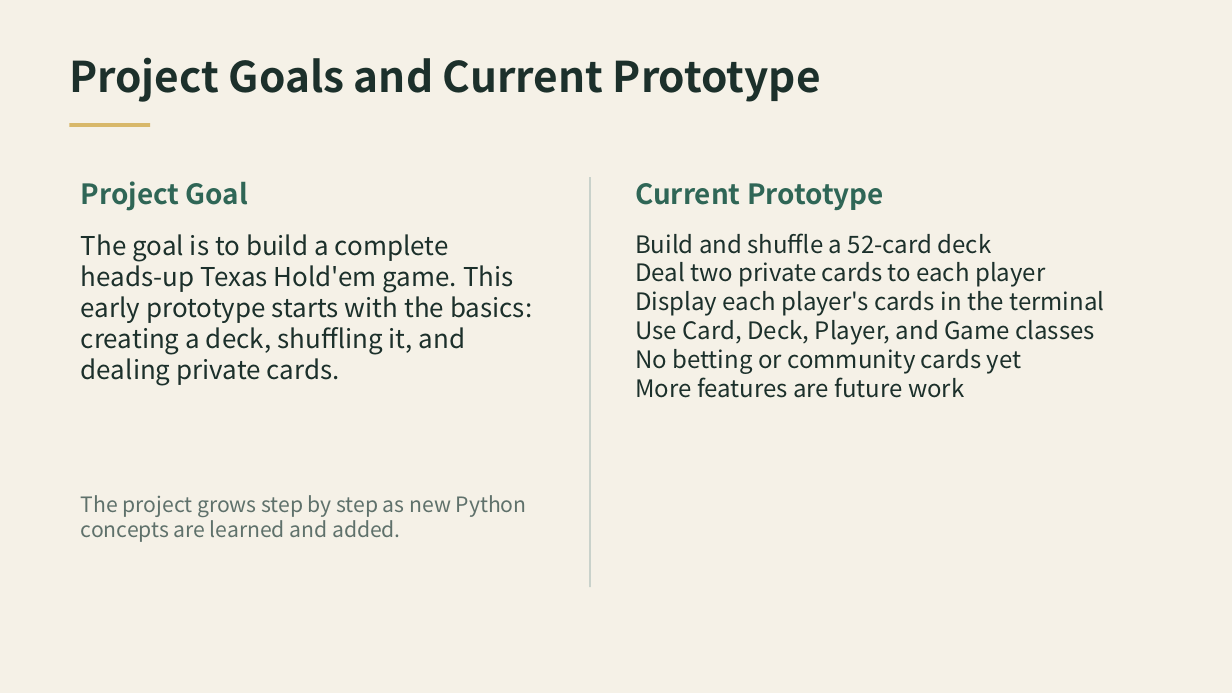
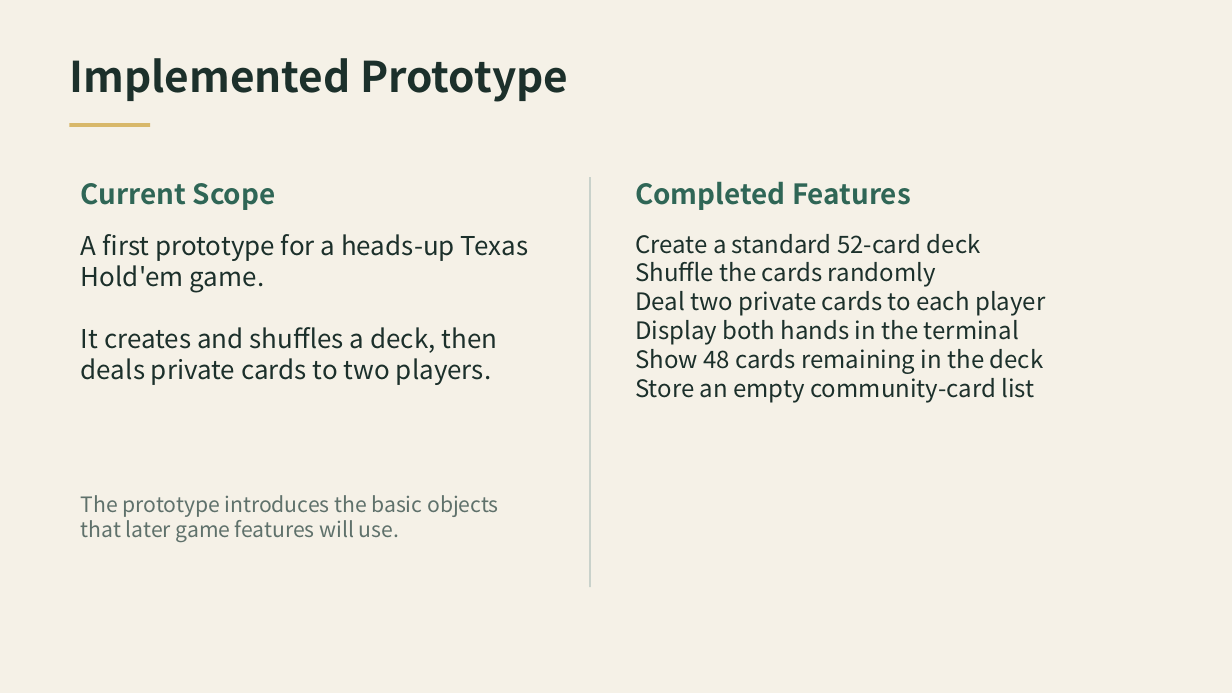
Before and after one commit to heyiweiheyi/computer-group-Texas-Hold-em, a slide deck: slide 2 of midterm_report/texas_holdem_midterm_report.pptx. Drawn at 1232x693 pixels with LibreOffice and Linux fonts; fonts in the diff are those of the drawing. Boxes give left, top, right and bottom in pixels: in the first picture for what was removed or moved away, otherwise in the second. Text is boxed around its words. In the diff, an @@ line names an element or a change of style, - is before the commit and + after.

Commit message:
docs: organize midterm report around prototype demo

```diff
--- a/midterm_report/texas_holdem_midterm_report.pptx
+++ b/midterm_report/texas_holdem_midterm_report.pptx
@@ text at (69,58,568,102): text changed @@
-Project Goals and Current Prototype
+Implemented Prototype
@@ text at (81,183,276,210): text changed @@
-Project Goal
+Current Scope
@@ text at (635,181,911,210): text changed @@
-Current Prototype
+Completed Features
@@ text at (81,234,528,385): text changed @@
-The goal is to build a complete heads-up Texas Hold'em game. This early prototype starts with the basics: creating a deck, shuffling it, and dealing private cards.
+A first prototype for a heads-up Texas Hold'em game.
+It creates and shuffles a deck, then deals private cards to two players.
@@ text at (635,234,981,287): text changed @@
-Build and shuffle a 52-card deck
+Create a standard 52-card deck
+Shuffle the cards randomly
@@ text at (635,315,1044,403): text changed @@
-Display each player's cards in the terminal
-Use Card, Deck, Player, and Game classes
-No betting or community cards yet
-More features are future work
+Display both hands in the terminal
+Show 48 cards remaining in the deck
+Store an empty community-card list
@@ text at (81,495,498,542): text changed @@
-The project grows step by step as new Python concepts are learned and added.
+The prototype introduces the basic objects that later game features will use.
```
Also in this commit, not shown: 7 other slides changed.
